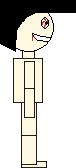
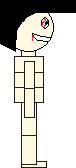
Layered file, before and after one edit (76x168). Changes by layer:
renamed "Corps" to "torso1", moved it above "torso2", painted on it over [13, 56, 44, 103]
added layer "torso2" above "torso3" over [14, 69, 44, 88]
added layer "torso3" above "neck" over [14, 84, 44, 103]
renamed "Cou" to "neck", moved it above "armL2", painted on it over [21, 51, 36, 59]
